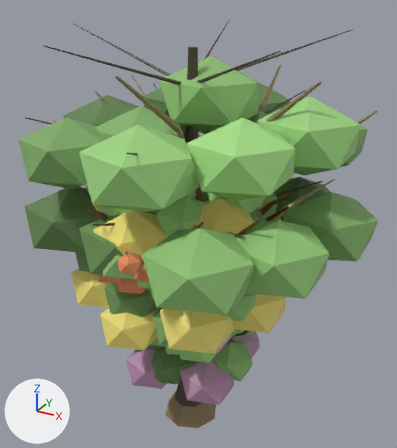
One commit to the glTF model art-src/environment/trees-mata-atlantica.glb: the scene before it, then after it.
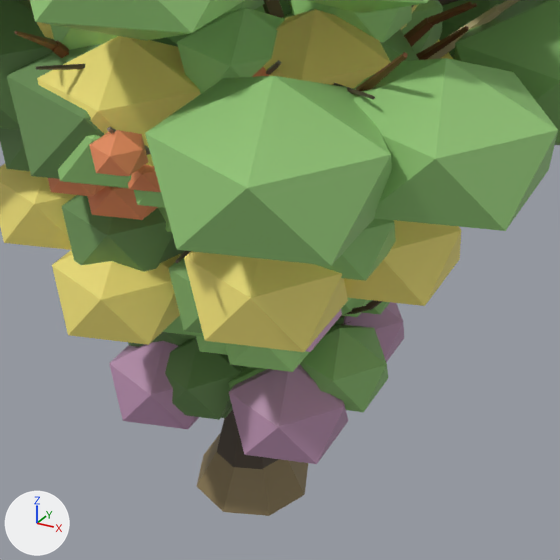
Old and new are each drawn whole from a 50 mm lens placed at (5.37, -9.38, 9.81), pointed at (0.06, 0.28, 4.98) and again close up on the part from 19% to 83% of the width and 43% to 100% of the height. Every picture has the same lights, and +X, +Y and +Z are marked at lower left. The first two pictures are the older version.

The scene before the commit, as lines of its bpy script (objects in view):
```python
me_araucaria_dead = bpy.data.meshes.new('araucaria-dead')
me_araucaria_dead.from_pydata(...)  # 248 vertices, 412 faces; spans x -3.21..2.82, y -3.15..3.17, z 0.0..9.0
me_araucaria_dead.materials.append(mat_defaultmaterial)
me_pau_brasil_dead = bpy.data.meshes.new('pau-brasil-dead')
me_pau_brasil_dead.from_pydata(...)  # 258 vertices, 424 faces; spans x -2.72..2.38, y -2.52..1.48, z 0.0..7.0
me_pau_brasil_dead.materials.append(mat_defaultmaterial_012)
me_pau_brasil_flowering = bpy.data.meshes.new('pau-brasil-flowering')
me_pau_brasil_flowering.from_pydata(...)  # 452 vertices, 736 faces; spans x -2.49..2.37, y -2.45..2.28, z 0.0..7.0
me_pau_brasil_flowering.materials.append(mat_defaultmaterial_013)
ob_araucaria_dead = bpy.data.objects.new('araucaria-dead', me_araucaria_dead)
ob_araucaria_dead.location = (0.0, 0.0, 0.0)
ob_pau_brasil_dead = bpy.data.objects.new('pau-brasil-dead', me_pau_brasil_dead)
ob_pau_brasil_dead.location = (0.0, 0.0, 0.0)
ob_pau_brasil_flowering = bpy.data.objects.new('pau-brasil-flowering', me_pau_brasil_flowering)
ob_pau_brasil_flowering.location = (0.0, 0.0, 0.0)
# also in view: 'jequitiba' at (0.34, 0.16, 4.25); 'manaca' at (0.16, -0.01, 2.0); 'jequitiba-dead' at (0.43, 0.33, 4.25); 'manaca-flowering' at (-0.07, -0.07, 2.0); 'mulungu-flowering' at (-0.17, -0.14, 3.0)
```
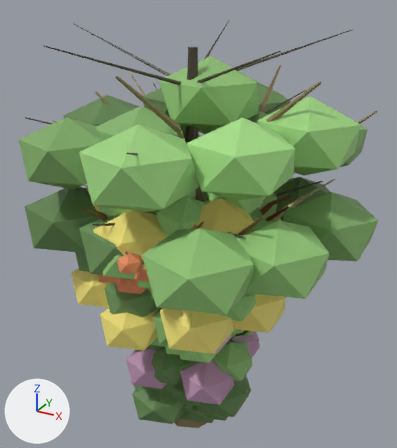
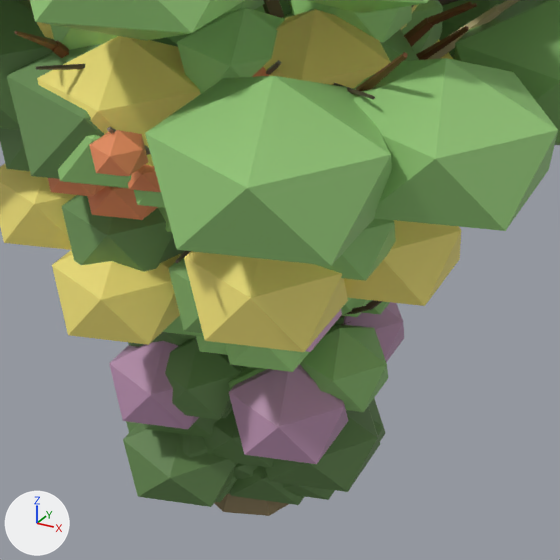
Not visible in the close-ups: 'bush-mata-atlantica-knee-b'.

What differs and where, as boxes [x1, y1, x2, y2] in the close-ups (560 x 560 px):
'bush-mata-atlantica-head-b', added (green): after [123, 398, 385, 507]
'bush-mata-atlantica-waist-b', added (green): after [216, 463, 335, 503]
'bush-mata-atlantica-head-a', added (green): after [183, 434, 208, 458]
'jequitiba-dead', unchanged, covered by the edit: before [197, 0, 414, 516]; after [214, 0, 414, 516]
'araucaria-dead', unchanged, covered by the edit: before [36, 0, 458, 469]; after [36, 0, 458, 263]

The change, as a list of edits to the scene's bpy script:
```text
Add me_bush_mata_atlantica_waist_b:
    me_bush_mata_atlantica_waist_b.from_pydata(...)  # 96 vertices, 160 faces; spans x -1.2..1.2, y -1.06..1.06, z 0.0..1.0
    me_bush_mata_atlantica_waist_b.materials.append(mat_defaultmaterial_006)
Add me_bush_mata_atlantica_knee_b:
    me_bush_mata_atlantica_knee_b.from_pydata(...)  # 72 vertices, 120 faces; spans x -0.8..0.8, y -0.68..0.68, z 0.0..0.5
    me_bush_mata_atlantica_knee_b.materials.append(mat_defaultmaterial_004)
Add me_bush_mata_atlantica_head_b:
    me_bush_mata_atlantica_head_b.from_pydata(...)  # 120 vertices, 200 faces; spans x -1.5..1.5, y -1.32..1.32, z 0.0..1.8
    me_bush_mata_atlantica_head_b.materials.append(mat_defaultmaterial_002)
Add me_bush_mata_atlantica_head_a:
    me_bush_mata_atlantica_head_a.from_pydata(...)  # 108 vertices, 180 faces; spans x -1.2..1.2, y -1.04..1.04, z 0.0..1.8
    me_bush_mata_atlantica_head_a.materials.append(mat_defaultmaterial_001)
Add ob_bush_mata_atlantica_waist_b:
    ob_bush_mata_atlantica_waist_b = bpy.data.objects.new('bush-mata-atlantica-waist-b', me_bush_mata_atlantica_waist_b)
    ob_bush_mata_atlantica_waist_b.location = (0.0, 0.0, 0.0)
Add ob_bush_mata_atlantica_knee_b:
    ob_bush_mata_atlantica_knee_b = bpy.data.objects.new('bush-mata-atlantica-knee-b', me_bush_mata_atlantica_knee_b)
    ob_bush_mata_atlantica_knee_b.location = (0.0, 0.0, 0.0)
Add ob_bush_mata_atlantica_head_b:
    ob_bush_mata_atlantica_head_b = bpy.data.objects.new('bush-mata-atlantica-head-b', me_bush_mata_atlantica_head_b)
    ob_bush_mata_atlantica_head_b.location = (0.0, 0.0, 0.0)
Add ob_bush_mata_atlantica_head_a:
    ob_bush_mata_atlantica_head_a = bpy.data.objects.new('bush-mata-atlantica-head-a', me_bush_mata_atlantica_head_a)
    ob_bush_mata_atlantica_head_a.location = (0.0, 0.0, 0.0)
```
